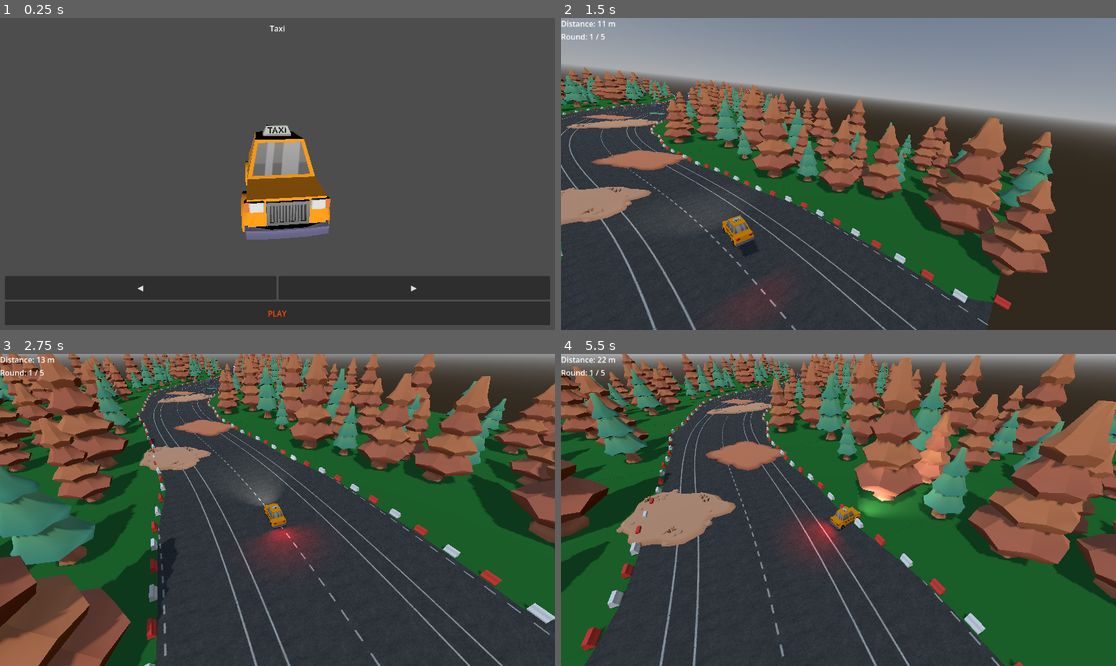
Above: before the commit, frames 1-4 (two rows, left to right).
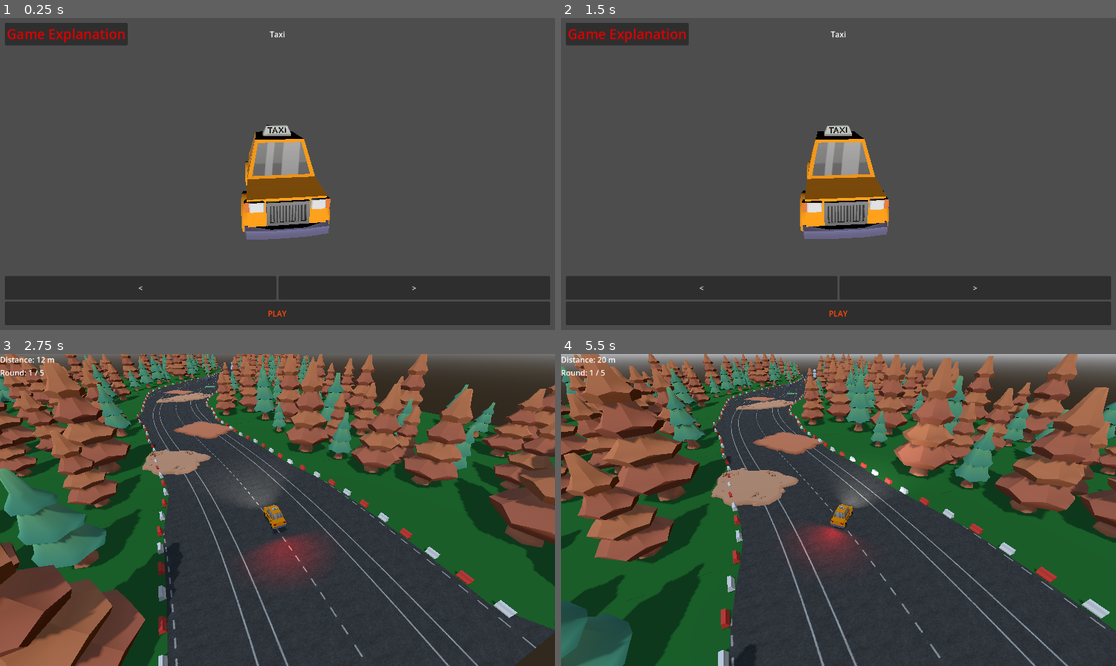
Above: after the commit, the same moments.

Repository: RuntimeRebelsStudio/YouAreYourOwnEnemy
Game: Godot game, scene res://scenes/main/main.tscn
The game is run twice, just before and just after one commit, with the same random seed, the same clock (stepped at 60 frames per second) and the same inputs.
Inputs (mouse positions are in pixels of both pictures, inside the frame that each line leads up to):
- Up to frame 1 (0.25 s): no input
- Up to frame 2 (1.5 s): click (627, 33) at 0.5 s, where only the run after the commit has a clickable "Game Explanation"; click (838, 314) at 1.25 s, where only the run after the commit has a clickable "Back to Car Select"
- Up to frame 3 (2.75 s): click (277, 650) at 2 s, where only the run after the commit has a clickable "PLAY"
- Up to frame 4 (5.5 s): move the mouse to (960, 494) at 2.77 s; hold D (right) 2.78-3.53 s; move the mouse to (727, 525) at 3.52 s; hold A (left) 3.53-4.28 s; move the mouse to (894, 441) at 4.27 s; hold D (right) from 4.28 s (still down); move the mouse to (810, 572) at 5.02 s

The runs differ from the first frame. In frame 1, 1.7% of the frame differs, in the area x 0-76%, y 1-88%; in frame 2, 80%, in the area x 0-100%, y 0-100%; in frame 3, 39%; in frame 4, 68%.

Commit message:
feat: added game explanation

Diff:
--- a/GUI/CarSelect.tscn
+++ b/GUI/CarSelect.tscn
@@ -40,12 +40,22 @@
 anchor_right = 1.0
 offset_bottom = 23.0
 grow_horizontal = 2
+theme_override_constants/margin_left = 10
 theme_override_constants/margin_top = 10
+theme_override_constants/margin_right = 10
 
 [node name="CarNameLabel" type="Label" parent="UI/Control/TopPanel" unique_id=71482468]
 layout_mode = 2
 horizontal_alignment = 1
 vertical_alignment = 1
+
+[node name="GameExplanation" type="Button" parent="UI/Control/TopPanel" unique_id=754445428]
+layout_mode = 2
+size_flags_horizontal = 0
+theme_override_colors/font_color = Color(0.87, 0, 0, 1)
+theme_override_colors/font_hover_color = Color(0.87058824, 0, 0, 1)
+theme_override_font_sizes/font_size = 28
+text = "Game Explanation"
 
 [node name="BottomPanel" type="MarginContainer" parent="UI/Control" unique_id=385215340]
 layout_mode = 1
@@ -70,12 +80,12 @@
 [node name="LeftButton" type="Button" parent="UI/Control/BottomPanel/VBoxContainer/HBoxContainer" unique_id=527501009]
 layout_mode = 2
 size_flags_horizontal = 3
-text = "◀"
+text = "<"
 
 [node name="RightButton" type="Button" parent="UI/Control/BottomPanel/VBoxContainer/HBoxContainer" unique_id=1454545000]
 layout_mode = 2
 size_flags_horizontal = 3
-text = "▶"
+text = ">"
 
 [node name="PlayButton" type="Button" parent="UI/Control/BottomPanel/VBoxContainer" unique_id=1133074832]
 layout_mode = 2
--- /dev/null
+++ b/GUI/HowToPlay.tscn
@@ -0,0 +1,58 @@
+[gd_scene format=3 uid="uid://bh38no41bl0av"]
+
+[ext_resource type="Script" uid="uid://x130bnj3txln" path="res://GUI/how_to_play.gd" id="1_fcn7w"]
+
+[node name="HowToPlay" type="Control" unique_id=2108673935]
+layout_mode = 3
+anchors_preset = 15
+anchor_right = 1.0
+anchor_bottom = 1.0
+grow_horizontal = 2
+grow_vertical = 2
+script = ExtResource("1_fcn7w")
+
+[node name="ColorRect" type="ColorRect" parent="." unique_id=535088803]
+layout_mode = 1
+anchors_preset = 15
+anchor_right = 1.0
+anchor_bottom = 1.0
+grow_horizontal = 2
+grow_vertical = 2
+color = Color(0.124977626, 0.12229095, 0.11423231, 1)
+
+[node name="Top" type="MarginContainer" parent="ColorRect" unique_id=629689760]
+layout_mode = 1
+anchors_preset = 10
+anchor_right = 1.0
+offset_bottom = 416.0
+grow_horizontal = 2
+theme_override_constants/margin_left = 10
+theme_override_constants/margin_top = 10
+theme_override_constants/margin_right = 10
+
+[node name="RichTextLabel" type="RichTextLabel" parent="ColorRect/Top" unique_id=1851209714]
+layout_mode = 2
+theme_override_font_sizes/normal_font_size = 28
+text = "RULES OF THE ROAD
+
+- Drive as far as you can.
+
+- Each round, you MUST beat your previous distance or it's GAME OVER.
+
+- Your past self drives beside you—and periodically flips your controls.
+
+- You have 5 rounds. Push your limits!"
+
+[node name="Bottom" type="MarginContainer" parent="ColorRect" unique_id=25190559]
+layout_mode = 1
+anchors_preset = 12
+anchor_top = 1.0
+anchor_right = 1.0
+anchor_bottom = 1.0
+offset_top = -62.0
+grow_horizontal = 2
+grow_vertical = 0
+
+[node name="Back" type="Button" parent="ColorRect/Bottom" unique_id=465300790]
+layout_mode = 2
+text = "Back to Car Select"
--- a/GUI/car_select.gd
+++ b/GUI/car_select.gd
@@ -8,6 +8,7 @@
 @onready var left_button: Button = $UI/Control/BottomPanel/VBoxContainer/HBoxContainer/LeftButton
 @onready var right_button: Button = $UI/Control/BottomPanel/VBoxContainer/HBoxContainer/RightButton
 @onready var start_button: Button = $UI/Control/BottomPanel/VBoxContainer/PlayButton
+@onready var explanation_button: Button = $UI/Control/TopPanel/GameExplanation
 
 var current_index: int = 0
 var current_car_instance: Node3D = null
@@ -22,6 +23,7 @@
 	left_button.pressed.connect(_on_left_pressed)
 	right_button.pressed.connect(_on_right_pressed)
 	start_button.pressed.connect(_on_start_pressed)
+	explanation_button.pressed.connect(_on_explanation_pressed)
 
 	_load_car(current_index)
 
@@ -48,6 +50,9 @@
 
 	# Name anzeigen
 	car_name_label.text = current_car_instance.name
+
+func _on_explanation_pressed() -> void:
+	get_tree().change_scene_to_file("res://GUI/HowToPlay.tscn")
 
 func _on_left_pressed() -> void:
 	current_index = (current_index - 1 + GameManager.available_cars.size()) % GameManager.available_cars.size()
--- /dev/null
+++ b/GUI/how_to_play.gd
@@ -0,0 +1,15 @@
+extends Control
+
+@onready var back_button: Button = $ColorRect/Bottom/Back
+
+# Called when the node enters the scene tree for the first time.
+func _ready() -> void:
+	back_button.pressed.connect(_on_back_pressed)
+	pass # Replace with function body.
+
+func _on_back_pressed() -> void:
+	get_tree().change_scene_to_file("res://GUI/CarSelect.tscn")
+
+# Called every frame. 'delta' is the elapsed time since the previous frame.
+func _process(delta: float) -> void:
+	pass
Not shown, added: GUI/how_to_play.gd.uid
